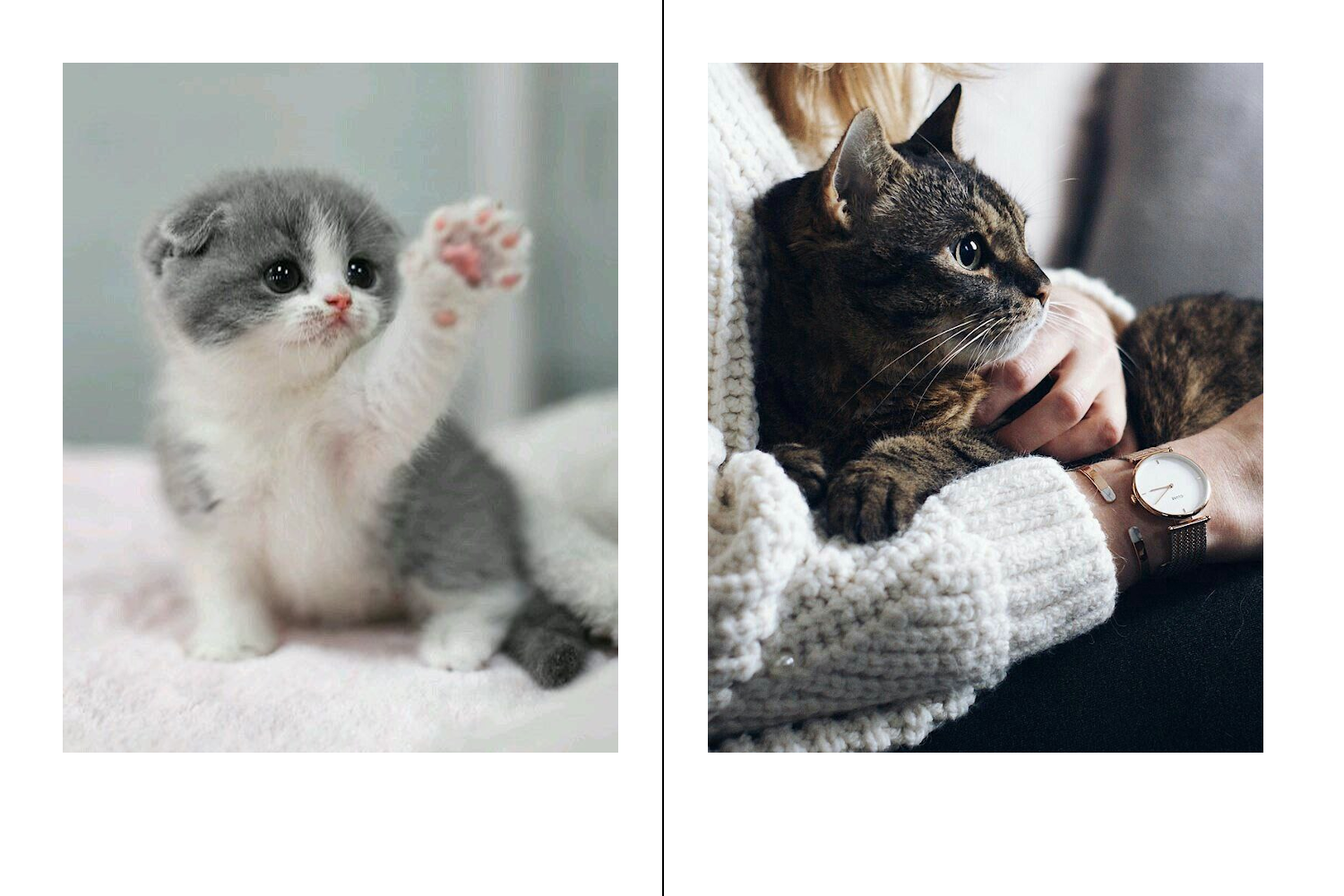
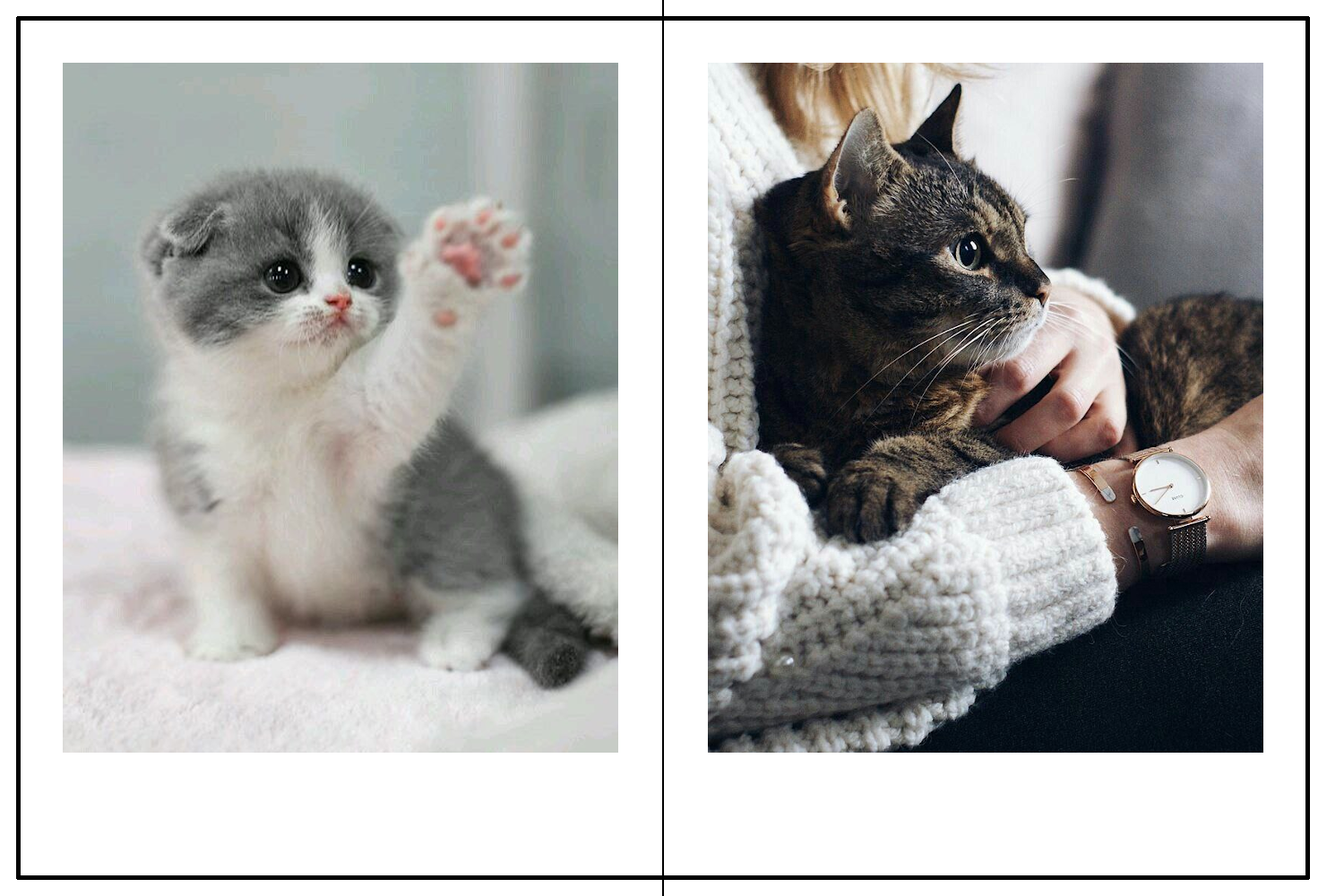
Layer changes from the first 1344 × 896 image to the second:
painted on "Layer #1" over [16, 16, 1310, 880]
